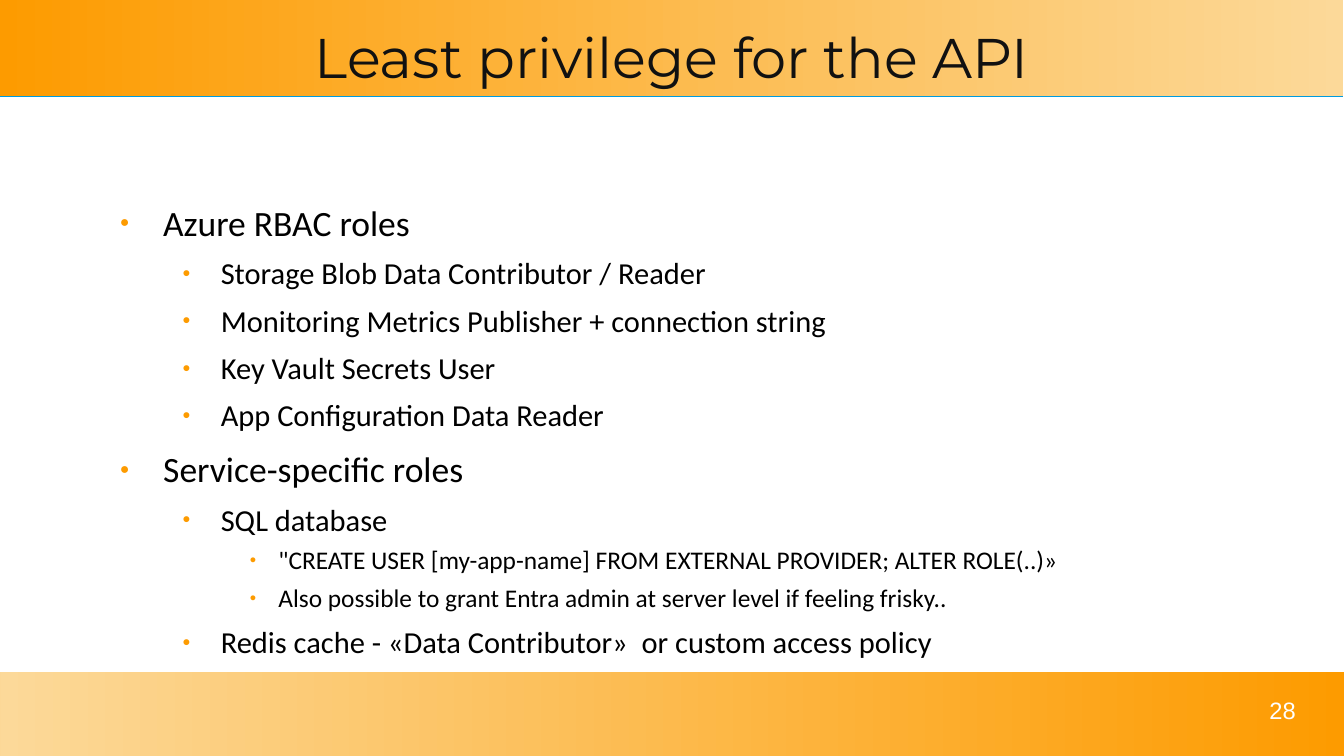
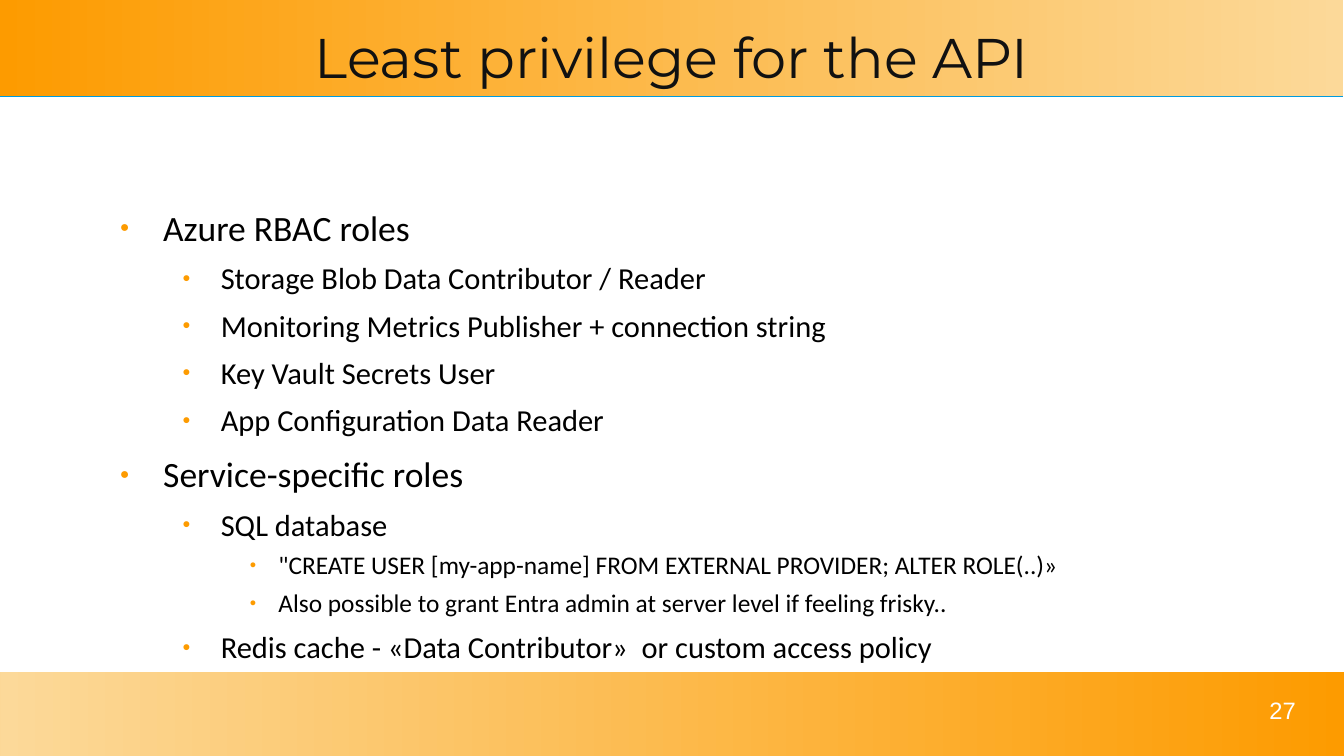
Before and after one commit to solomson/solom.tech, a slide deck: slide 27 of assets/talks/tdc2024.odp (slide 28 before the commit). Drawn at 1344x756 pixels with LibreOffice and Linux fonts; fonts in the diff are those of the drawing. Boxes give left, top, right and bottom in pixels: in the first picture for what was removed or moved away, otherwise in the second. Text is boxed around its words. In the diff, an @@ line names an element or a change of style, - is before the commit and + after.

```diff
--- a/assets/talks/tdc2024.odp
+++ b/assets/talks/tdc2024.odp
@@ text "Azure RBAC roles" moved from (x1=163, y1=211, x2=1058, y2=658) to (x1=163, y1=216, x2=1058, y2=663) @@
@@ page number at (x1=1269, y1=702, x2=1295, y2=719): text changed @@
-28
+27
```
Also in this commit, not shown: 8 other slides changed, 3 slides removed, 3 other files.
